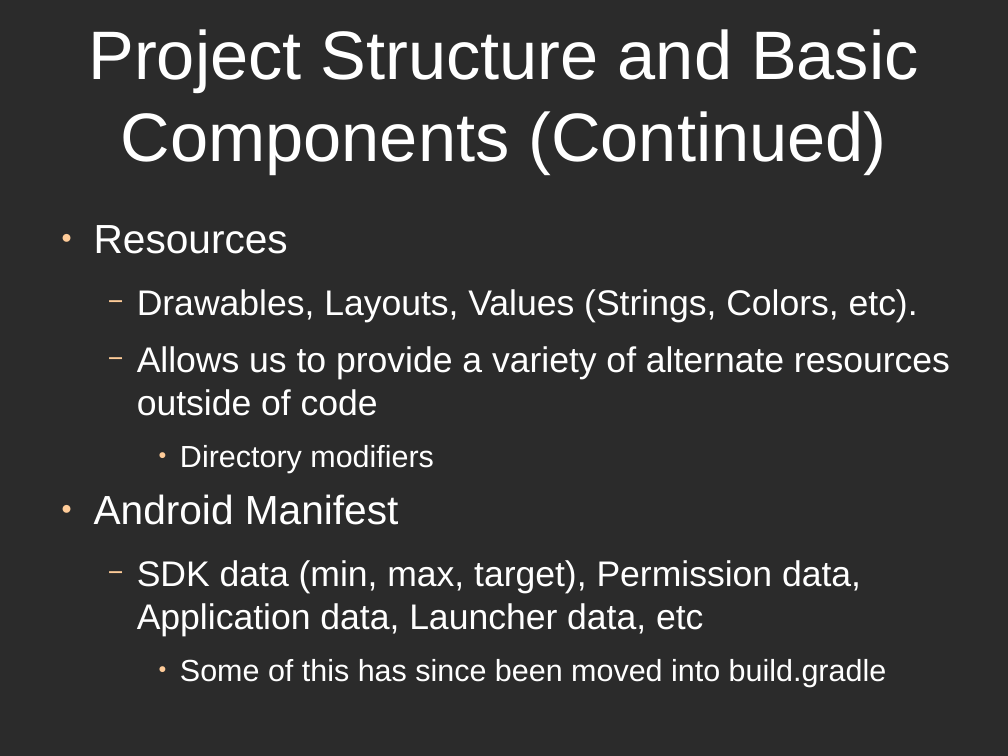
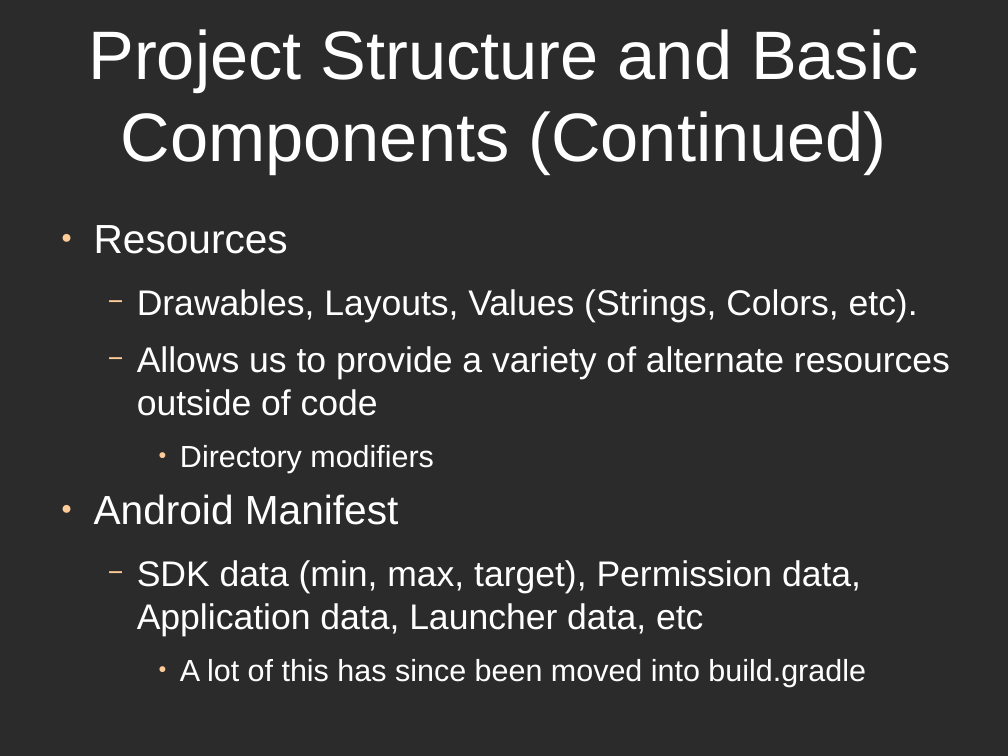
Before and after one commit to alphonzo79/HelloAndroidExample, a slide deck: slide 9 of HelloAndroidPresentationSlides.odp (slide 8 before the commit). Drawn at 1008x756 pixels with LibreOffice and Linux fonts; fonts in the diff are those of the drawing; background and template pictures are left out; a plain dark background stands for a picture behind light text. Boxes give left, top, right and bottom in pixels: in the first picture for what was removed or moved away, otherwise in the second. Text is boxed around its words. In the diff, an @@ line names an element or a change of style, - is before the commit and + after.

```diff
--- a/HelloAndroidPresentationSlides.odp
+++ b/HelloAndroidPresentationSlides.odp
@@ text at box(180, 659, 866, 686): text changed @@
-    ● Some of this has since been moved into build.gradle
+    ● A lot of this has since been moved into build.gradle
```
Also in this commit, not shown: 4 other slides changed, 1 slide added.
